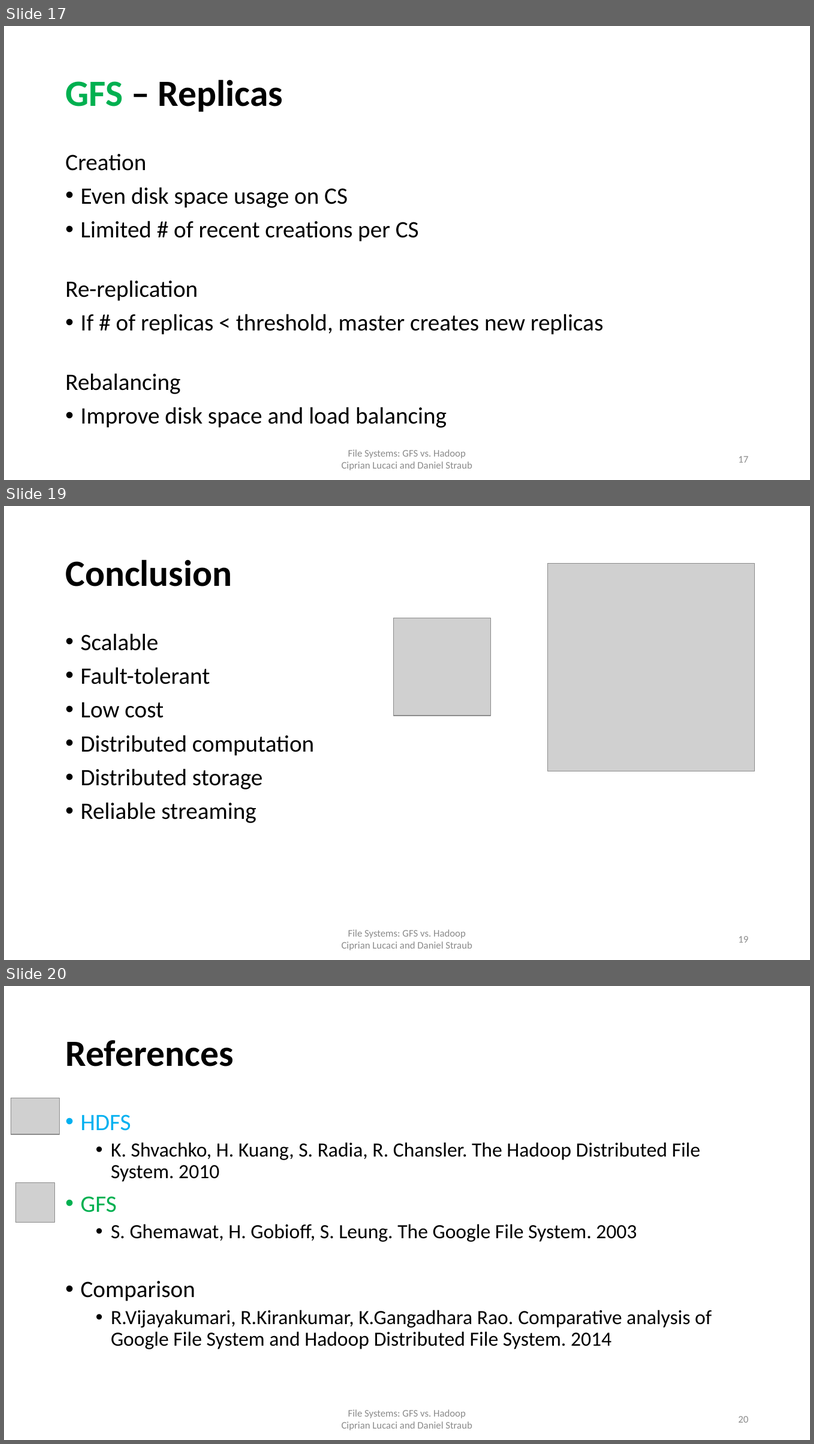
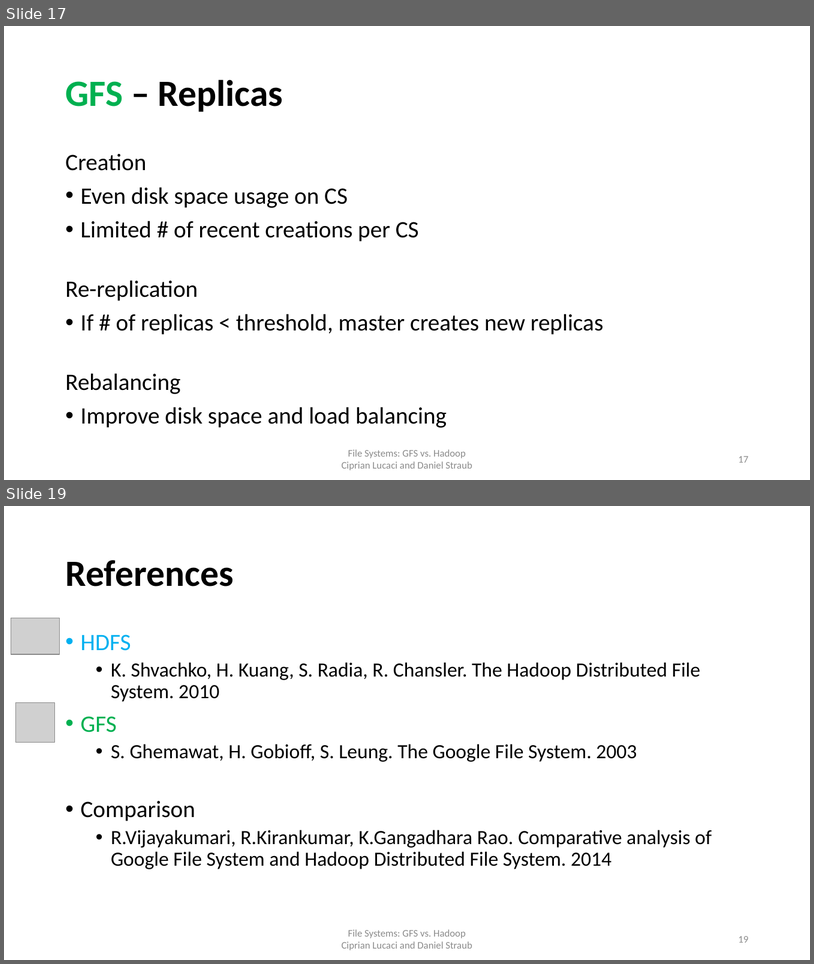
Before and after one commit to cipri7329/ss15-seminar, a slide deck: Presentation/DistributedFileSystems_Daniel.pptx. Shown one above the other, each under a label of ours: slides 17, 19 and 20 before the commit, slides 17 and 19 after it; the slides between them are not shown. The pictures are 814x1444 and 814x964 pixels, drawn with LibreOffice and Linux fonts; fonts in the diff are those of the drawing; grey boxes stand for pictures; background and template pictures are left out. Boxes give left, top, right and bottom in pixels: in the first picture for what was removed or moved away, otherwise in the second. Text is boxed around its words. In the diff, an @@ line names an element or a change of style, - is before the commit and + after.

```diff
--- a/Presentation/DistributedFileSystems_Daniel.pptx
+++ b/Presentation/DistributedFileSystems_Daniel.pptx
@@ slide 19 removed at <box>4,506,810,960</box>, background #FFFFFF @@
@@ title removed at <box>65,559,232,586</box> @@
-Conclusion
@@ picture removed at <box>548,564,755,771</box> @@
@@ picture removed at <box>393,618,491,715</box> @@
@@ text removed at <box>81,633,314,823</box> @@
-• Scalable
-• Fault-tolerant
-• Low cost
-• Distributed computation
-• Distributed storage
-• Reliable streaming
@@ text removed at <box>342,929,472,950</box> @@
-File Systems: GFS vs. Hadoop
-Ciprian Lucaci and Daniel Straub
@@ page number removed at <box>738,936,749,942</box> @@
-19
@@ what was slide 20 is now slide 19 @@
@@ page number at <box>738,936,749,942</box>: text changed @@
-20
+19
```
Also in this commit, not shown: 4 slides changed.
